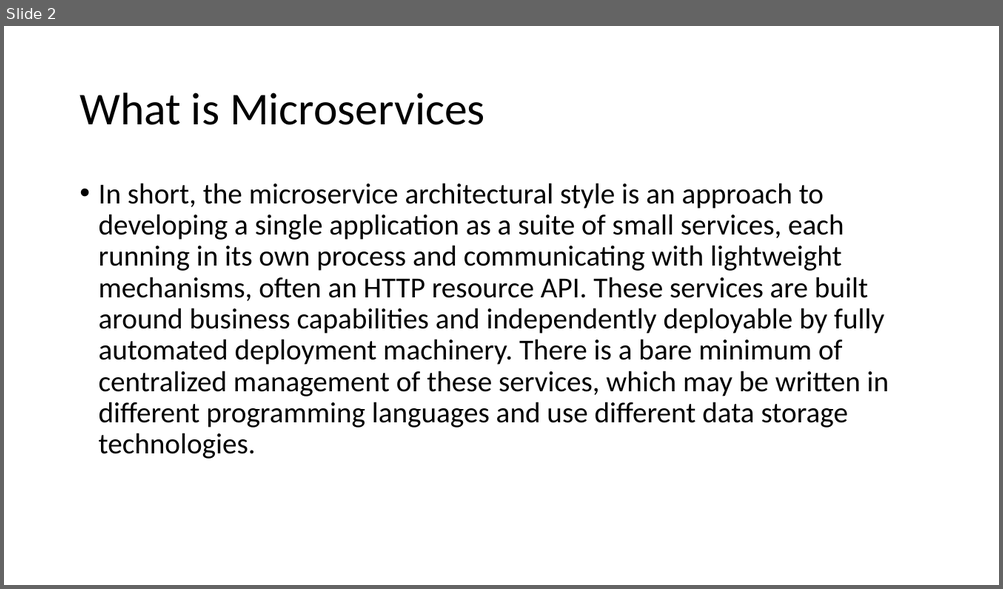
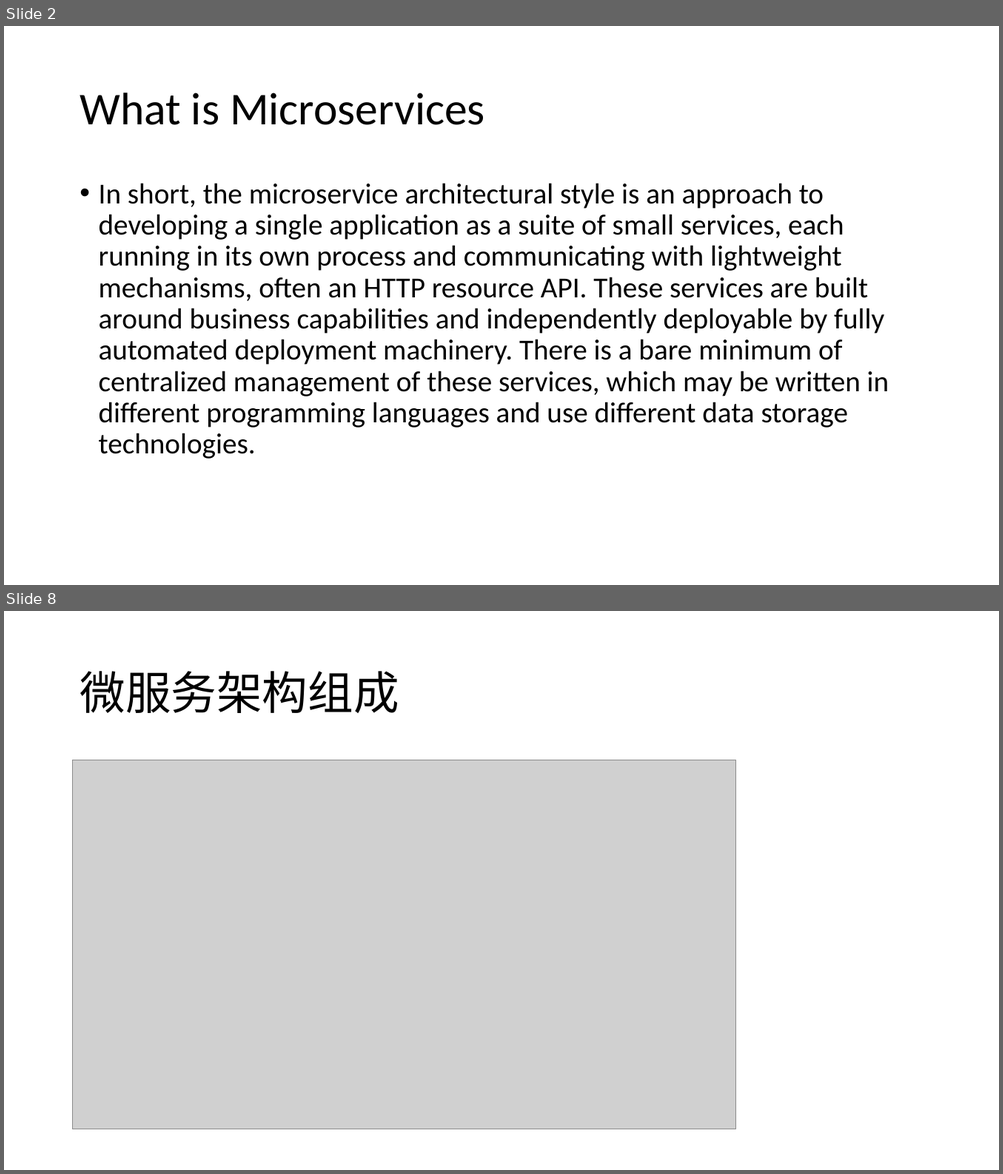
Before and after one commit to jungle0127/springcloudstudy, a slide deck: docs/microservices.pptx. Shown one above the other, each under a label of ours: slide 2 before the commit, slides 2 and 8 after it; the slides between them are not shown. The pictures are 1003x589 and 1003x1174 pixels, drawn with LibreOffice and Linux fonts; fonts in the diff are those of the drawing; grey boxes stand for pictures. Boxes give left, top, right and bottom in pixels: in the first picture for what was removed or moved away, otherwise in the second. Text is boxed around its words. In the diff, an @@ line names an element or a change of style, - is before the commit and + after.

```diff
--- a/docs/microservices.pptx
+++ b/docs/microservices.pptx
@@ slide 8 added at bbox=[4, 611, 999, 1170], background #FFFFFF @@
@@ title added at bbox=[79, 671, 398, 713], 44 pt, text #000000 @@
+微服务架构组成
@@ picture added at bbox=[73, 760, 736, 1130] @@
```
Also in this commit, not shown: 1 slide changed, 15 other slides added, 2 other files.
